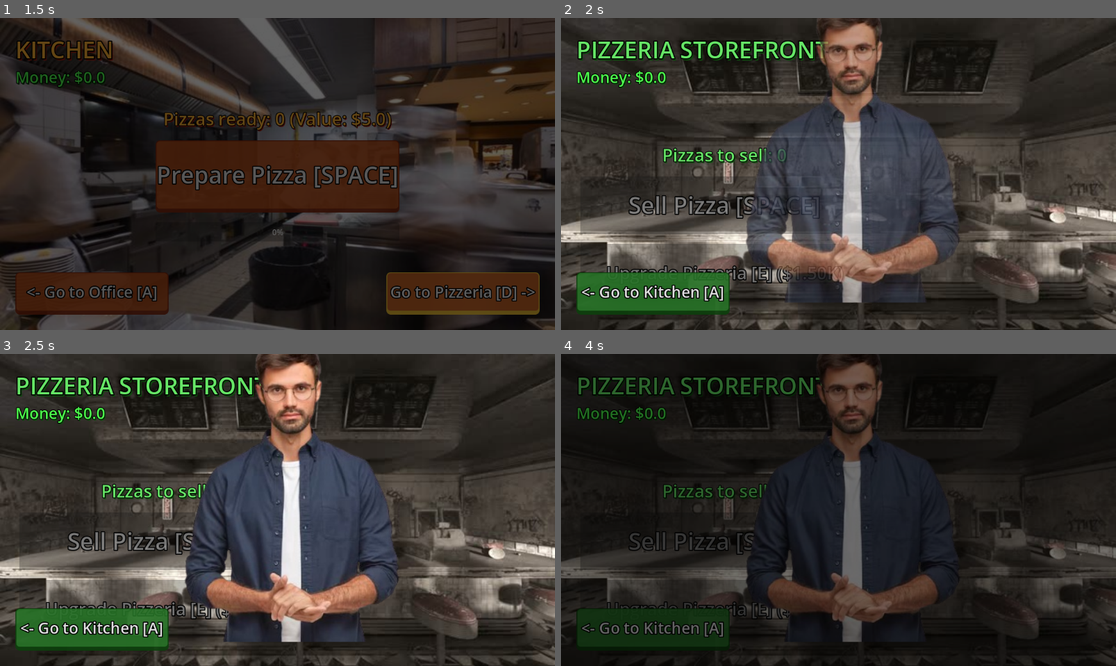
Above: before the commit, frames 1-4 (two rows, left to right).
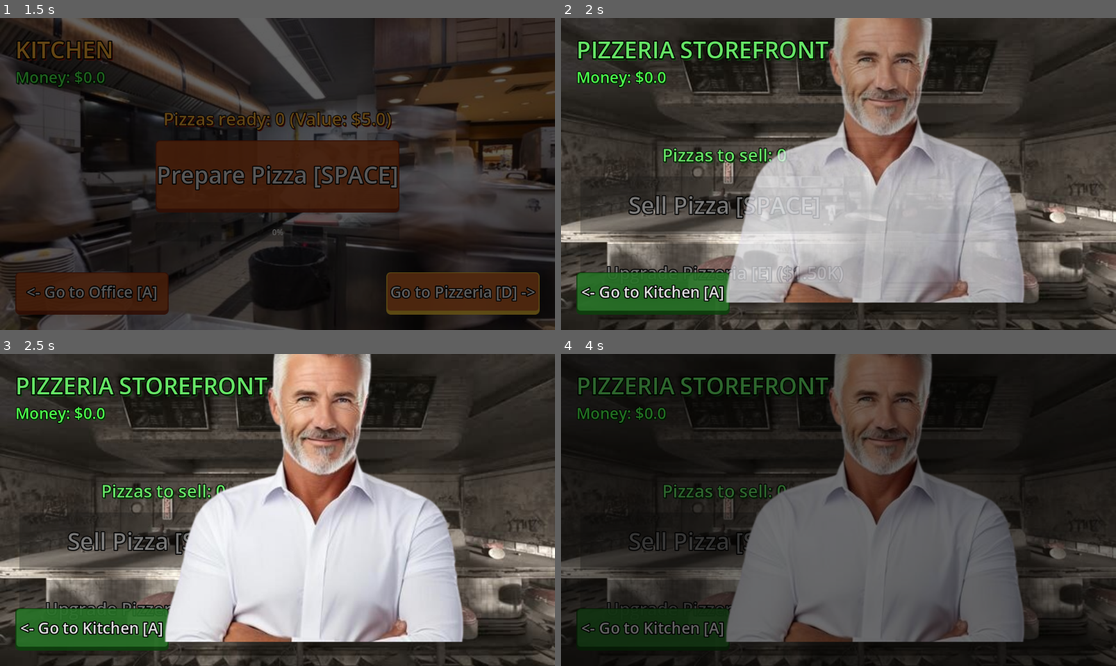
Above: after the commit, the same moments.

Repository: Rattleface05/PizzaTycoon
Game: Godot game, scene res://MainMenu.tscn
Two runs of this game, one before a commit and one after it. Both use one fixed random seed, a clock stepped at 60 frames per second and the inputs below.
Inputs:
- Up to frame 1 (1.5 s): click "New Game" at 0.5 s; click "Go to Pizzeria [D] ->" at 1.25 s
- Up to frame 2 (2 s): no input
- Up to frame 3 (2.5 s): tap Enter at 2 s; hold D from 2.03 s (still down); tap E at 2.1 s; tap Space at 2.27 s
- Up to frame 4 (4 s): tap Space at 2.75, 3.02 s; release D at 2.78 s; hold A 2.78-3.5 s; tap E at 2.85 s; click "Go to Pizzeria [D] ->" at 3.5 s

Frame 1 is identical in both runs. In frame 2, 31% of the frame differs, in the area x 29-84%, y 0-92%; in frame 3, 32%, in the area x 29-84%, y 0-93%; in frame 4, 29%.

Commit message:
lume noua lume noua

Diff:
--- a/Customer.gd
+++ b/Customer.gd
@@ -8,7 +8,14 @@
 	preload("res://textures/people/ian.png"),
 	preload("res://textures/people/jane.png"),
 	preload("res://textures/people/john.png"),
-	preload("res://textures/people/johnny.png")
+	preload("res://textures/people/johnny.png"),
+	preload("res://textures/people/2.png"),
+	preload("res://textures/people/3.png"),
+	preload("res://textures/people/4.png"),
+	preload("res://textures/people/5.png"),
+	preload("res://textures/people/6.png"),
+	preload("res://textures/people/7.png"),
+	preload("res://textures/people/Untitled1.png")
 ]
 
 var orders = [
Binary file added: textures/people/2.png
Binary file added: textures/people/3.png
Binary file added: textures/people/4.png
Binary file added: textures/people/5.png
Binary file added: textures/people/6.png
Binary file added: textures/people/7.png
Binary file added: textures/people/Untitled1.png
